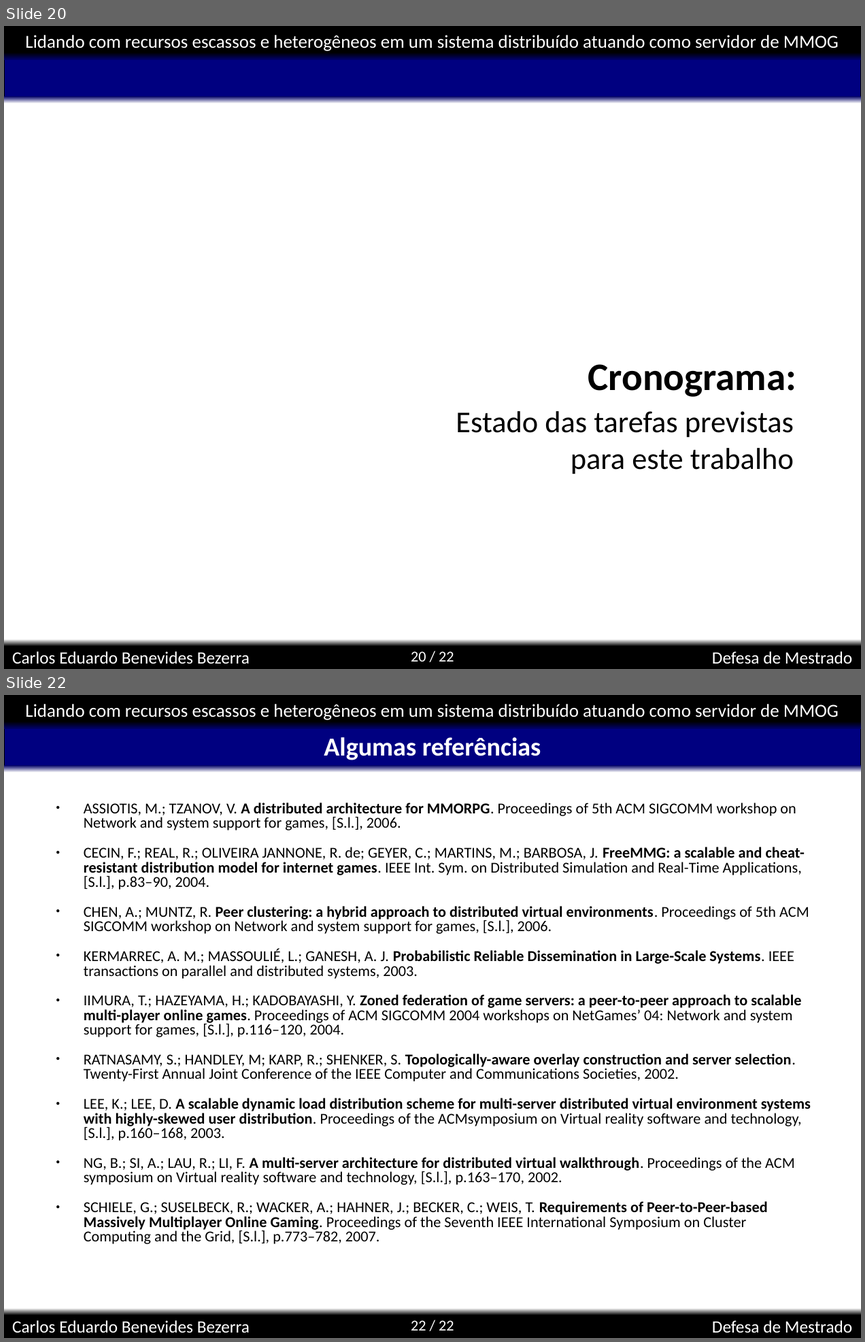
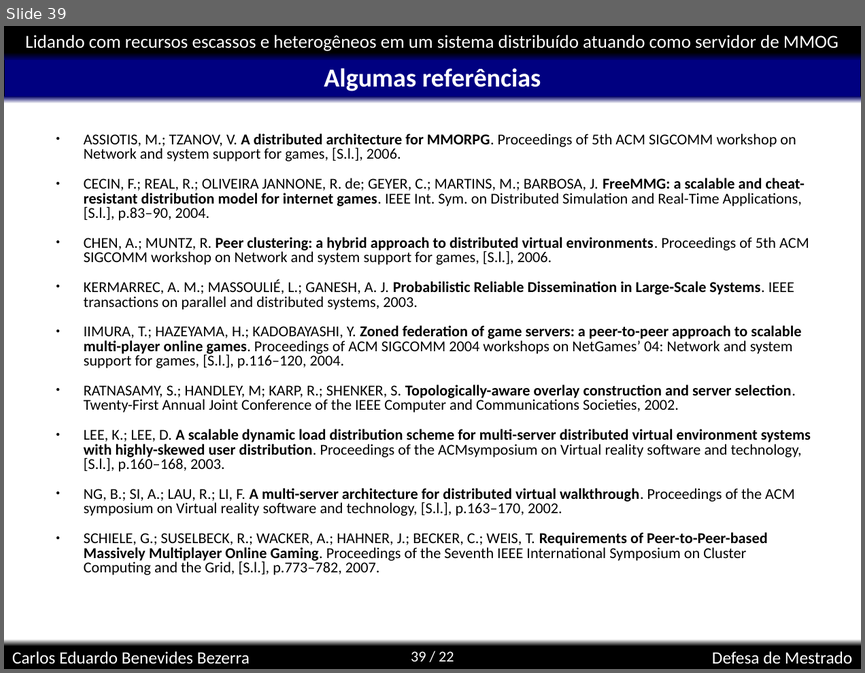
Before and after one commit to kdubezerra/kdubezerra, a slide deck: textos/dissertation/Diss_Defesa.ppt. Shown one above the other, each under a label of ours: slides 20 and 22 before the commit, slide 39 after it; the slides between them are not shown. The pictures are 865x1342 and 865x673 pixels, drawn with LibreOffice and Linux fonts; fonts in the diff are those of the drawing; background and template pictures are left out. Boxes give left, top, right and bottom in pixels: in the first picture for what was removed or moved away, otherwise in the second. Text is boxed around its words. In the diff, an @@ line names an element or a change of style, - is before the commit and + after.

```diff
--- a/textos/dissertation/Diss_Defesa.ppt
+++ b/textos/dissertation/Diss_Defesa.ppt
@@ slide 20 removed at (4, 26, 861, 669), background #FFFFFF; not listed: 8 template elements that a slide beside it also shows @@
@@ title removed at (588, 364, 796, 397) @@
-Cronograma:
@@ subtitle removed at (456, 411, 793, 474) @@
-Estado das tarefas previstas
-para este trabalho
@@ what was slide 22 is now slide 39 @@
@@ page number at (411, 651, 454, 661): text changed @@
-22 / 22
+39 / 22
```
Also in this commit, not shown: 5 slides changed, 24 slides added, 6 other slides removed, 19 other files.
